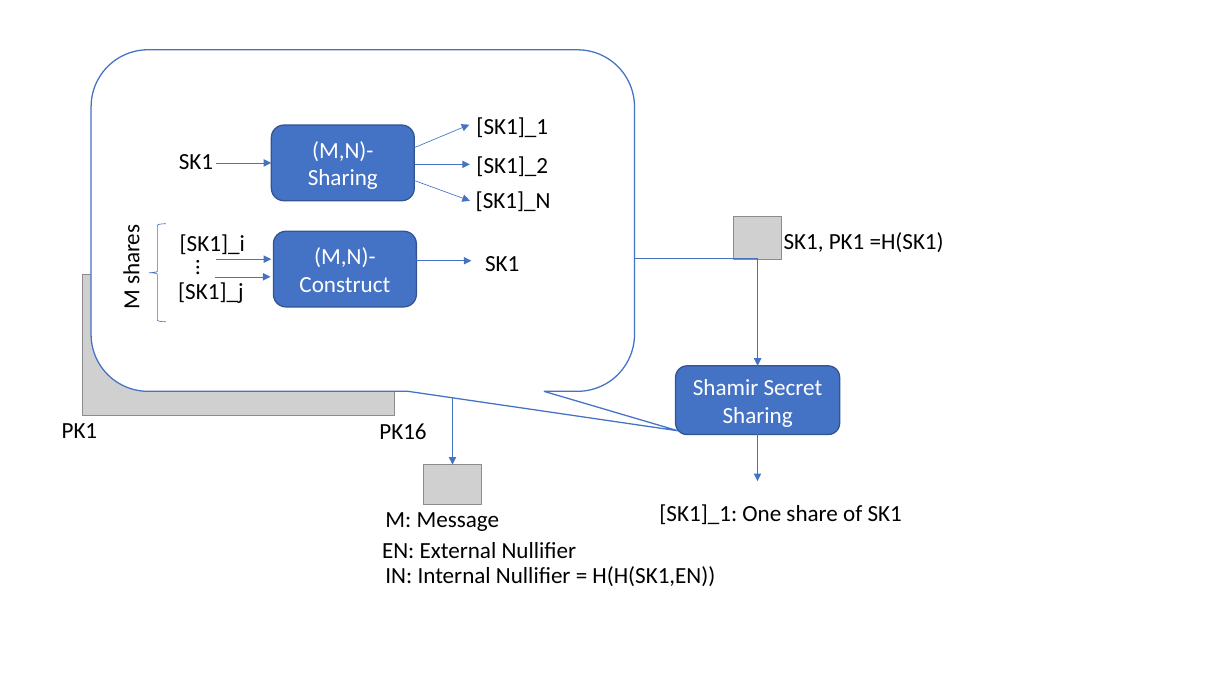
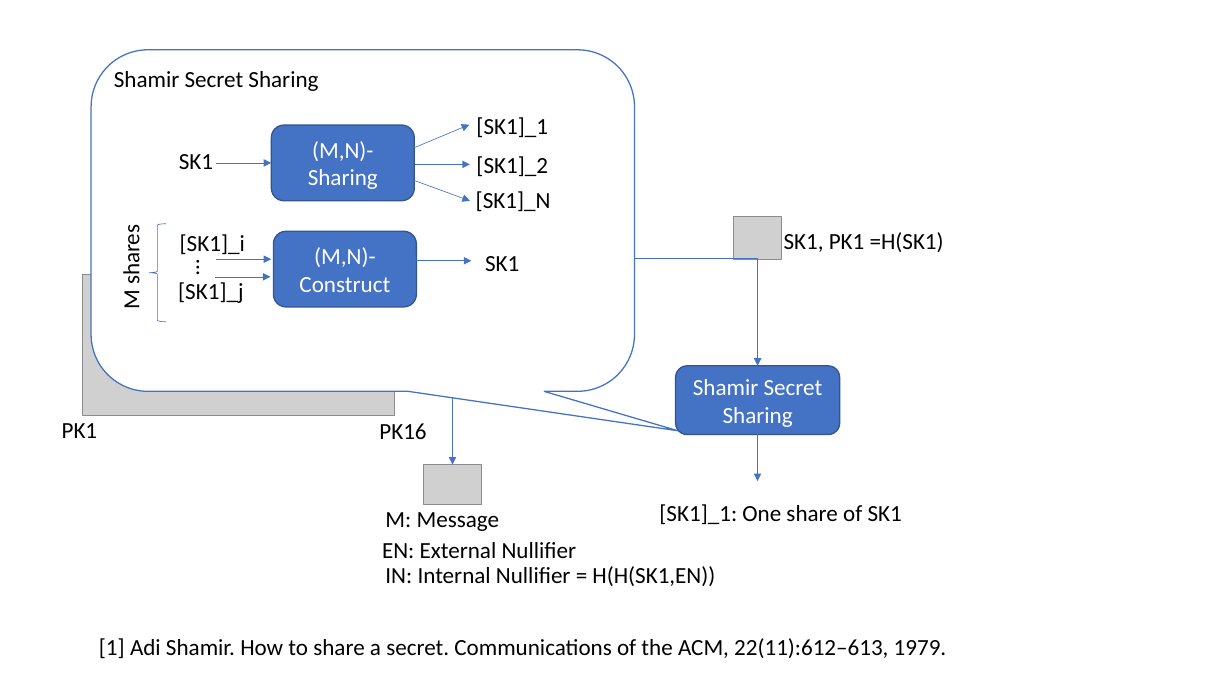
Before and after one commit to vacp2p/research, a slide deck: slide 19 of rln-research/presentations/11-2021-Tokenmics-Waku-rln-relay.pptx. Drawn at 1232x693 pixels with LibreOffice and Linux fonts; fonts in the diff are those of the drawing; grey boxes stand for pictures. Boxes give left, top, right and bottom in pixels: in the first picture for what was removed or moved away, otherwise in the second. Text is boxed around its words. In the diff, an @@ line names an element or a change of style, - is before the commit and + after.

```diff
--- a/rln-research/presentations/11-2021-Tokenmics-Waku-rln-relay.pptx
+++ b/rln-research/presentations/11-2021-Tokenmics-Waku-rln-relay.pptx
@@ text added at (x1=114, y1=71, x2=318, y2=91), 18 pt, text #000000 @@
+Shamir Secret Sharing
@@ text added at (x1=99, y1=638, x2=947, y2=658), 18 pt, text #000000 @@
+[1] Adi Shamir. How to share a secret. Communications of the ACM, 22(11):612–613, 1979.
```
Also in this commit, not shown: 2 other slides changed.
